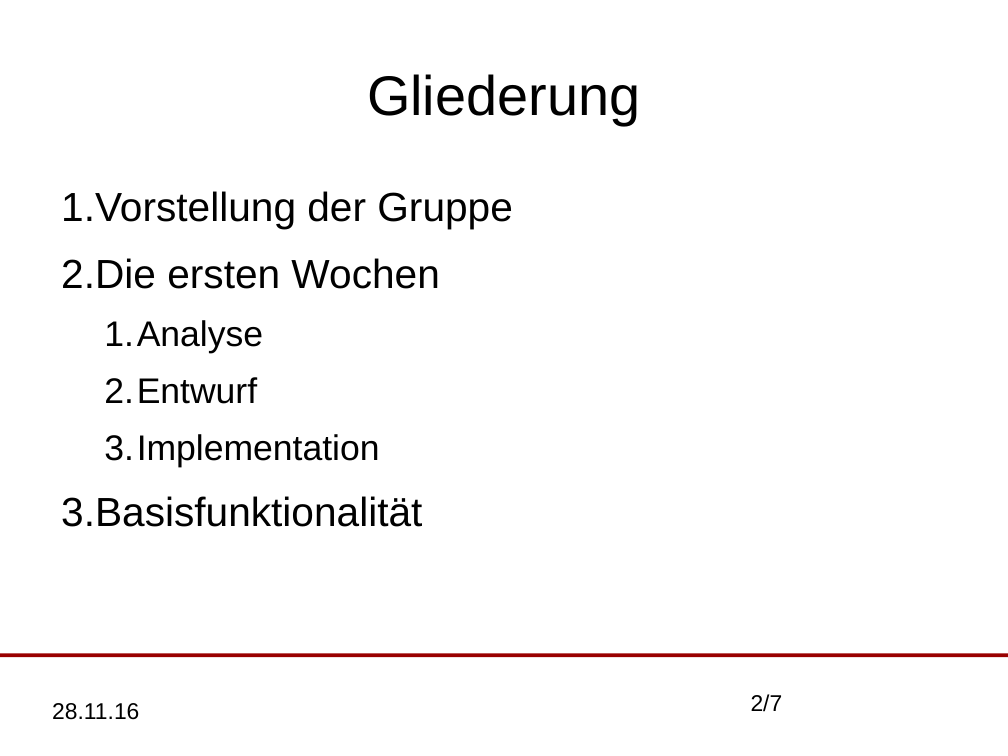
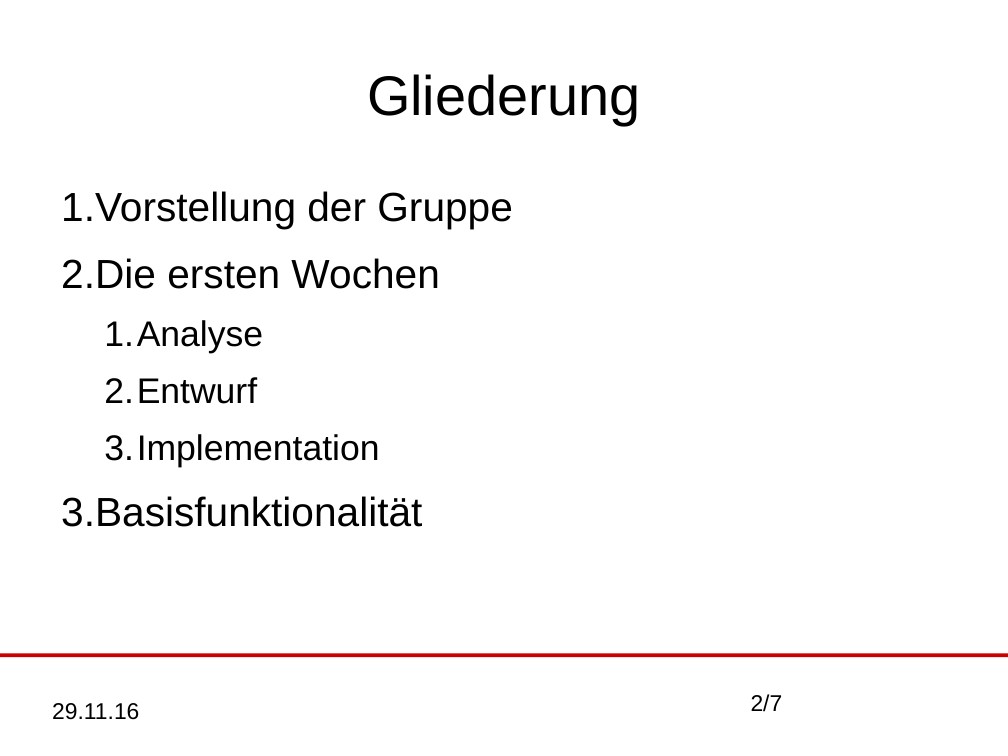
Before and after one commit to MaHusch/SWT-Project-Copy, a slide deck: slide 2 of organisation/Zwischenpräsentationen/Zwischenpräsentation.odp. Drawn at 1008x756 pixels with LibreOffice and Linux fonts; fonts in the diff are those of the drawing. Boxes give left, top, right and bottom in pixels: in the first picture for what was removed or moved away, otherwise in the second. Text is boxed around its words. In the diff, an @@ line names an element or a change of style, - is before the commit and + after.

```diff
--- a/organisation/Zwischenpräsentationen/Zwischenpräsentation.odp
+++ b/organisation/Zwischenpräsentationen/Zwischenpräsentation.odp
@@ line (0, 656) - (1008, 656): stroke #990000 2.83 pt to #CC0000 2.83 pt @@
@@ text at bbox=[52, 703, 139, 720]: text changed @@
-28.11.16
+29.11.16
```
Also in this commit, not shown: 5 other slides changed, 1 slide added, 1 slide removed, 3 other files.
